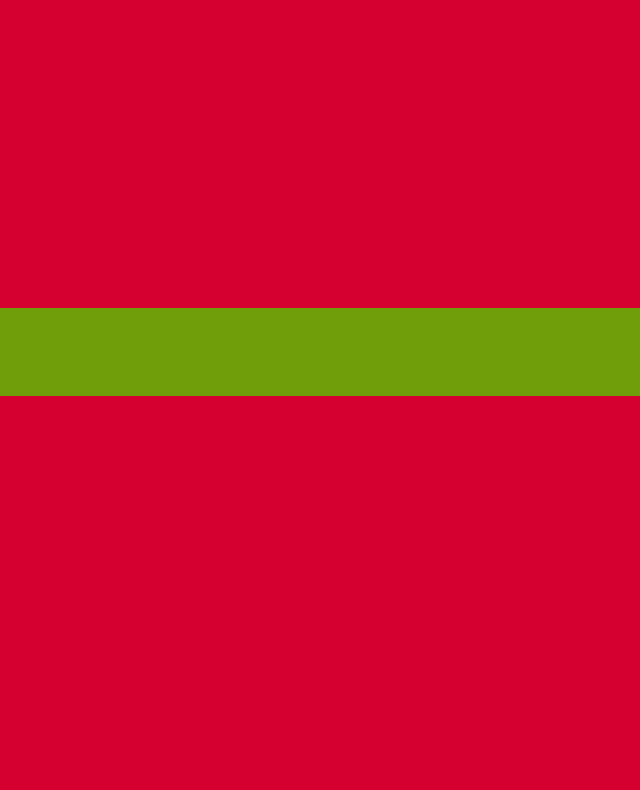
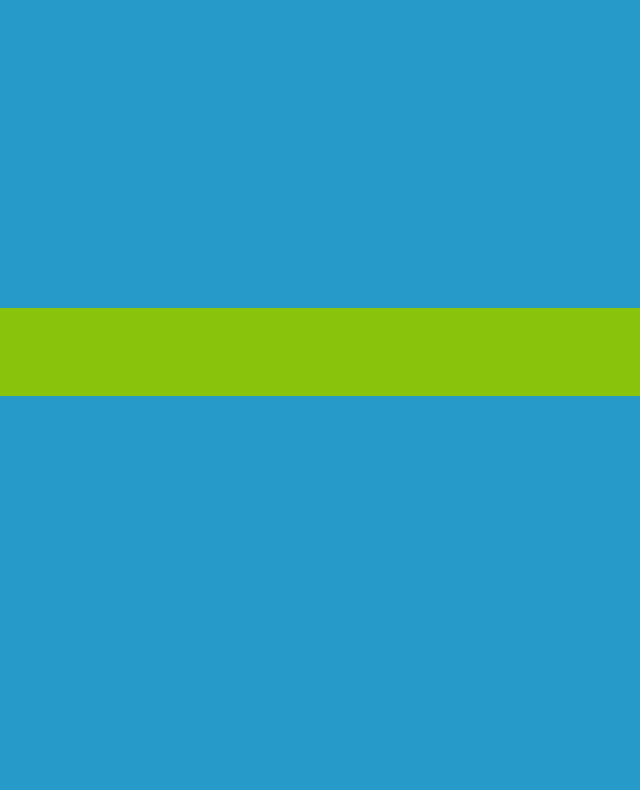
Two versions of the same layered image (640x790). Layer-by-layer changes:
added layer "Layer copy #2" above "Layer copy #1" over 0, 308, 640, 396
added layer "Layer copy #1" above "Layer" over 0, 308, 640, 396
painted on "Background copy #1" over 0, 0, 640, 790
